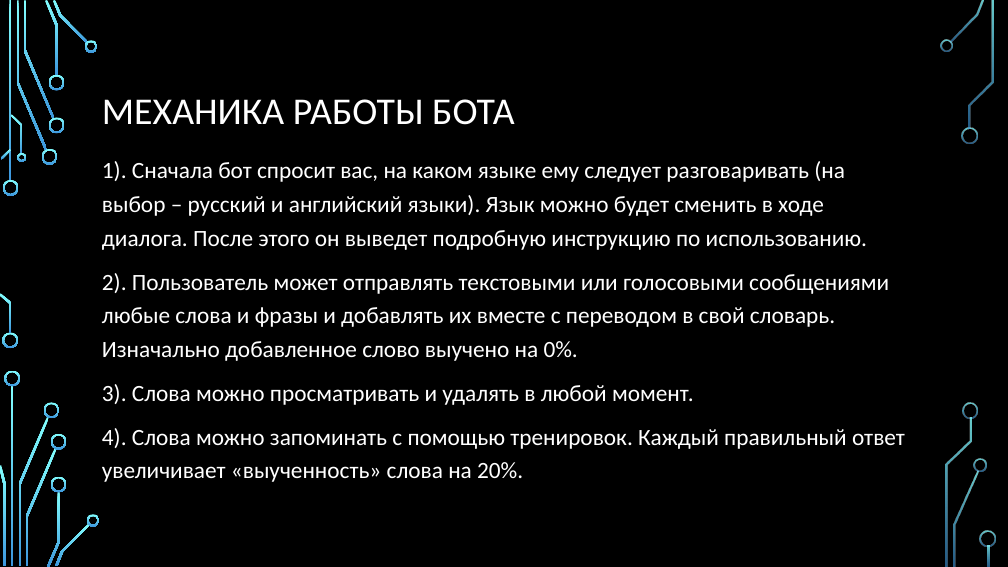
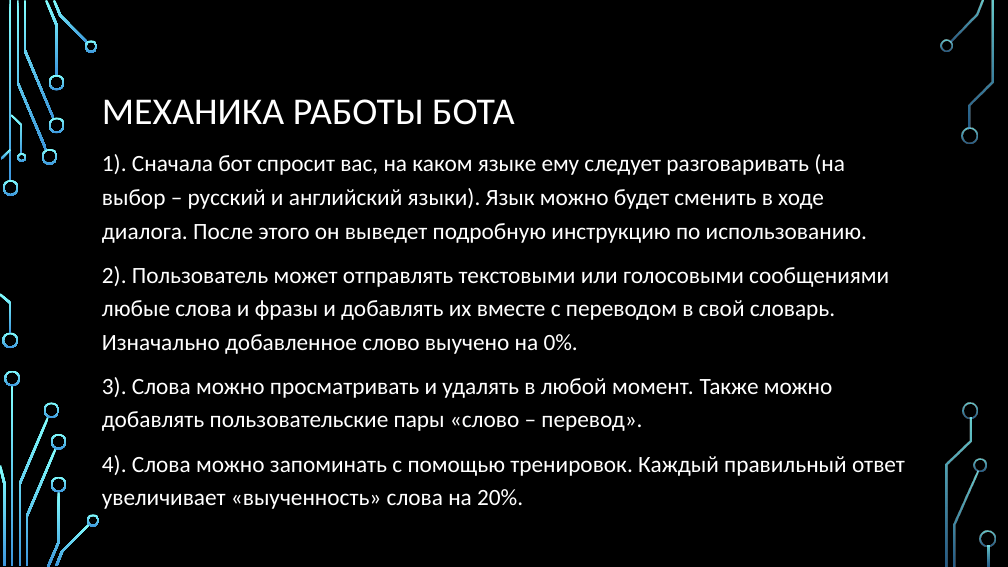
Before and after one commit to let-robots-reign/Learning_English_Bot, a slide deck: slide 4 of Proekt_BotEnglishTeacher.pptx. Drawn at 1008x567 pixels with LibreOffice and Linux fonts; fonts in the diff are those of the drawing; background and template pictures are left out. Boxes give left, top, right and bottom in pixels: in the first picture for what was removed or moved away, otherwise in the second. Text is boxed around its words. In the diff, an @@ line names an element or a change of style, - is before the commit and + after.

```diff
--- a/Proekt_BotEnglishTeacher.pptx
+++ b/Proekt_BotEnglishTeacher.pptx
@@ text "1). Сначала бот спросит вас, ..." moved from (x1=102, y1=161, x2=905, y2=482) to (x1=102, y1=154, x2=905, y2=509) @@
@@ text at (x1=102, y1=377, x2=833, y2=431): text changed @@
-3). Слова можно просматривать и удалять в любой момент.
+3). Слова можно просматривать и удалять в любой момент. Также можно добавлять пользовательские пары «слово – перевод».
```
Also in this commit, not shown: 12 other slides changed, 2 other files.
